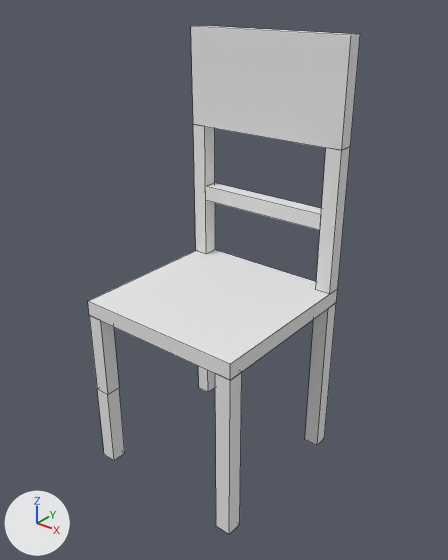
The OBJ model EtapasIG/Etapa 6/models/chair/chair.obj, before and after one commit.
Rendered twice from a camera (50 mm lens) standing at (437.0, -529.0, 563.0) and looking at (11.0, 4.0, 232.0). Arrows for +X, +Y and +Z are at lower left; the lights stay in place. Mesh edges are drawn as thin lines. Where no turn or scale is listed for an object, it has been applied to the vertices.

Objects in the first picture: 'chair'.
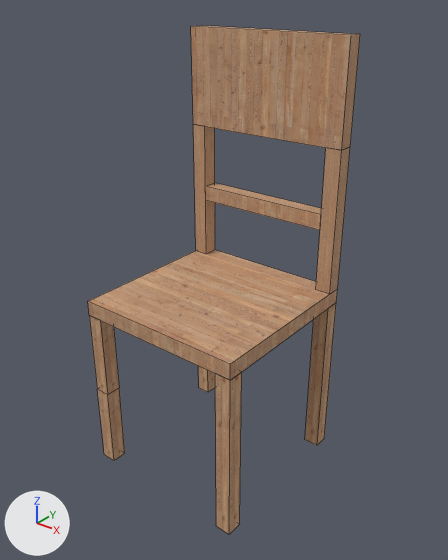
The change, as JSON lines over the scene's bpy script:
```json
{"op": "add", "block": "img_chair_jpg", "code": ["img_chair_jpg = load_image('Chair.jpg', 'Chair.jpg', 1024, 1024, 'sRGB')"]}
{"op": "add", "block": "mat_chair", "code": ["mat_chair = principled_material('chair')", "mat_chair.texture = img_chair_jpg", "mat_chair.roughness = 0.9"]}
{"block": "me_chair", "where": "me_chair.from_pydata(...)  # 76 vertices, 58 faces; spans x -110.0..110.0, y -110.0..110.0, z -30.0..510.0"}
{"op": "remove", "block": "me_chair", "code": "me_chair.materials.append(mat_material_010)  # white #e7e7e7"}
{"op": "add", "block": "me_chair", "code": "me_chair.materials.append(mat_chair)  # picture img_chair_jpg"}
```

Boxes [x1, y1, x2, y2] around the edits, measured in the pictures (448 x 560 px):
```json
{"object": "chair", "change": "recoloured", "before": [88, 25, 360, 534], "after": [88, 25, 360, 534], "on screen": "white to brown"}
```
